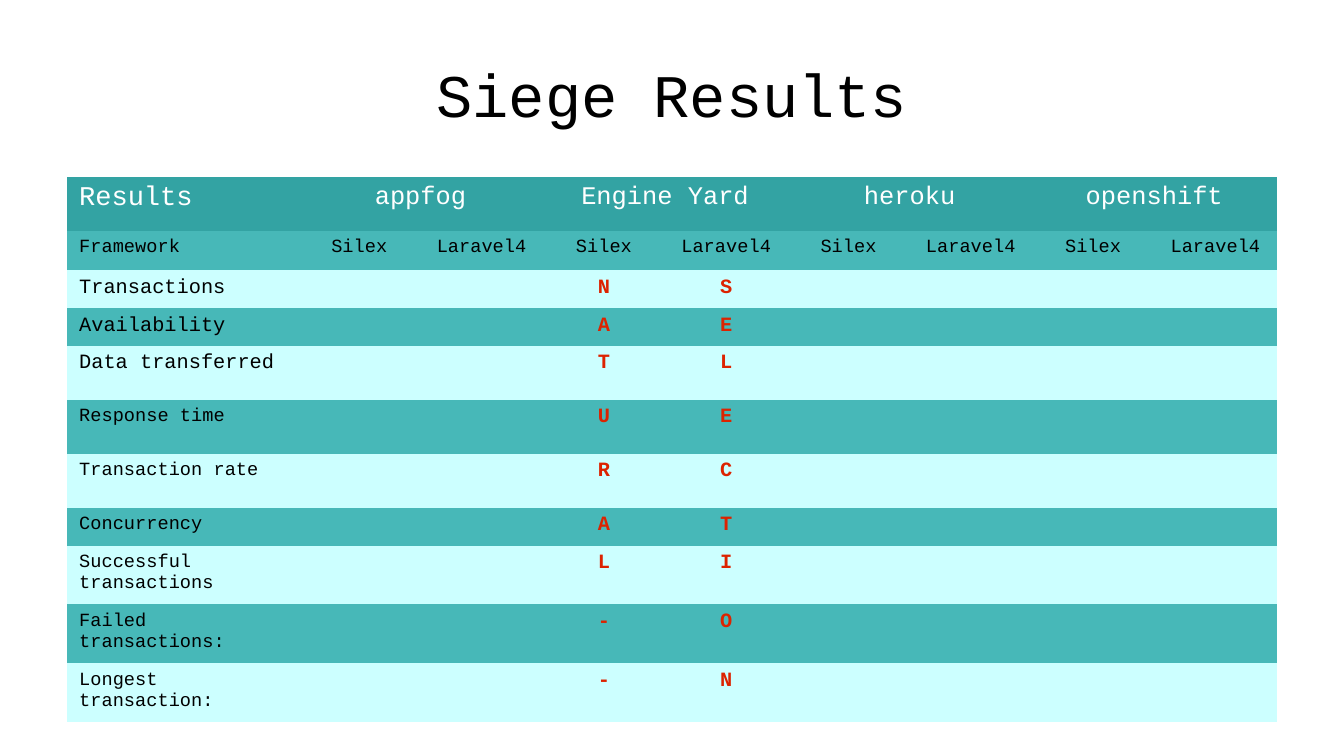
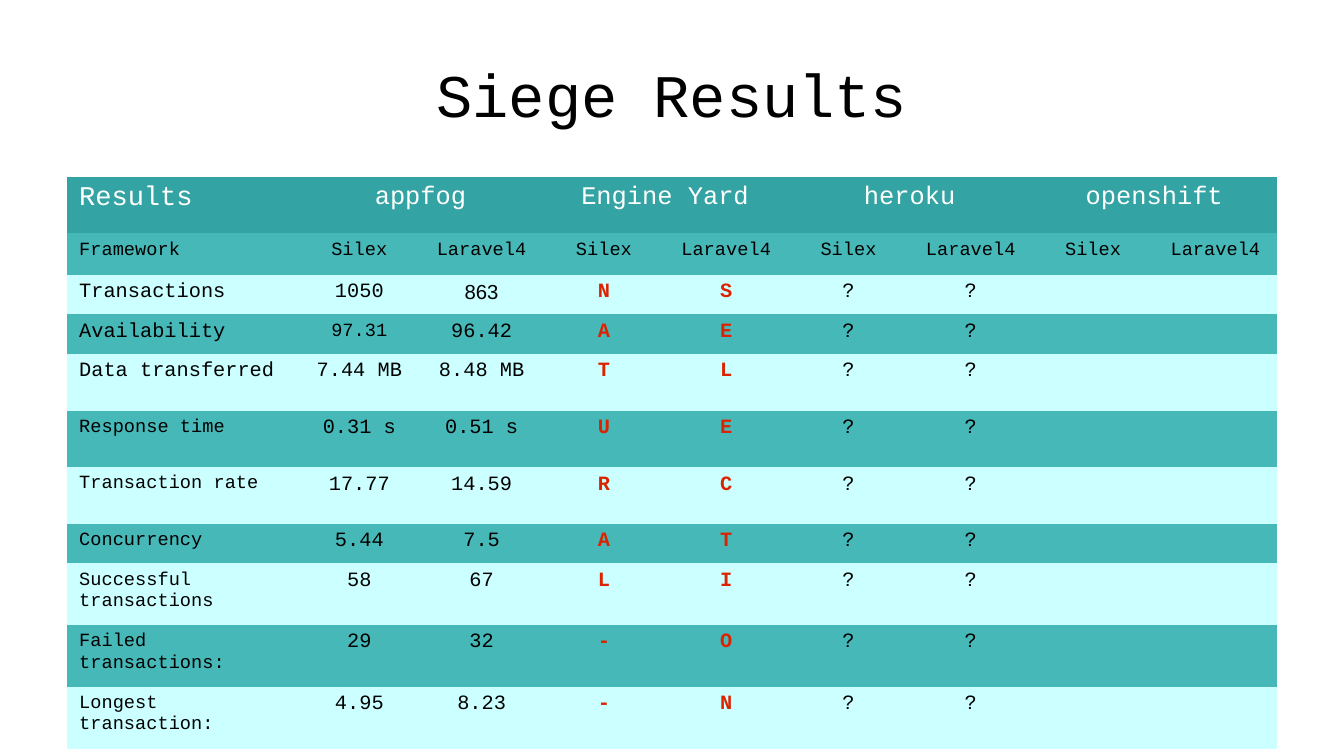
Before and after one commit to emgiezet/meetphp-8, a slide deck: slide 22 of presentation/presentation.odp. Drawn at 1344x756 pixels with LibreOffice and Linux fonts; fonts in the diff are those of the drawing; background and template pictures are left out. Boxes give left, top, right and bottom in pixels: in the first picture for what was removed or moved away, otherwise in the second. Text is boxed around its words. In the diff, an @@ line names an element or a change of style, - is before the commit and + after.

Commit message:
presentation

```diff
--- a/presentation/presentation.odp
+++ b/presentation/presentation.odp
@@ table at [67,177,1273,749] @@
-row 3: Transactions |  |  | N | S |  |  |  | 
+row 3: Transactions | 1050 | 863 | N | S | ? | ? |  | 
-row 4: Availability |  |  | A | E |  |  |  | 
+row 4: Availability | 97.31 | 96.42 | A | E | ? | ? |  | 
-row 5: Data transferred |  |  | T | L |  |  |  | 
+row 5: Data transferred | 7.44 MB | 8.48 MB | T | L | ? | ? |  | 
-row 6: Response time |  |  | U | E |  |  |  | 
+row 6: Response time | 0.31 s | 0.51 s | U | E | ? | ? |  | 
-row 7: Transaction rate |  |  | R | C |  |  |  | 
+row 7: Transaction rate | 17.77 | 14.59 | R | C | ? | ? |  | 
-row 8: Concurrency |  |  | A | T |  |  |  | 
+row 8: Concurrency | 5.44 | 7.5 | A | T | ? | ? |  | 
-row 9: Successful transactions |  |  | L | I |  |  |  | 
+row 9: Successful transactions | 58 | 67 | L | I | ? | ? |  | 
-row 10: Failed transactions: |  |  | - | O |  |  |  | 
+row 10: Failed transactions: | 29 | 32 | - | O | ? | ? |  | 
-row 11: Longest transaction: |  |  | - | N |  |  |  | 
+row 11: Longest transaction: | 4.95 | 8.23 | - | N | ? | ? |  | 
```
Also in this commit, not shown: 5 other slides changed, 4 slides added, 3 slides removed, 4 other files.
